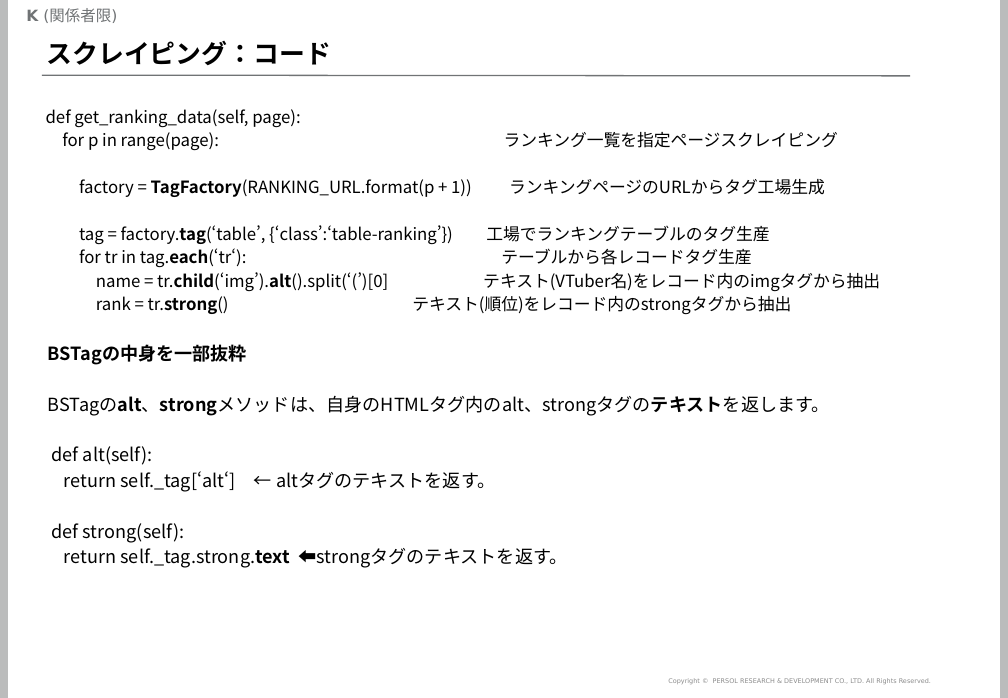
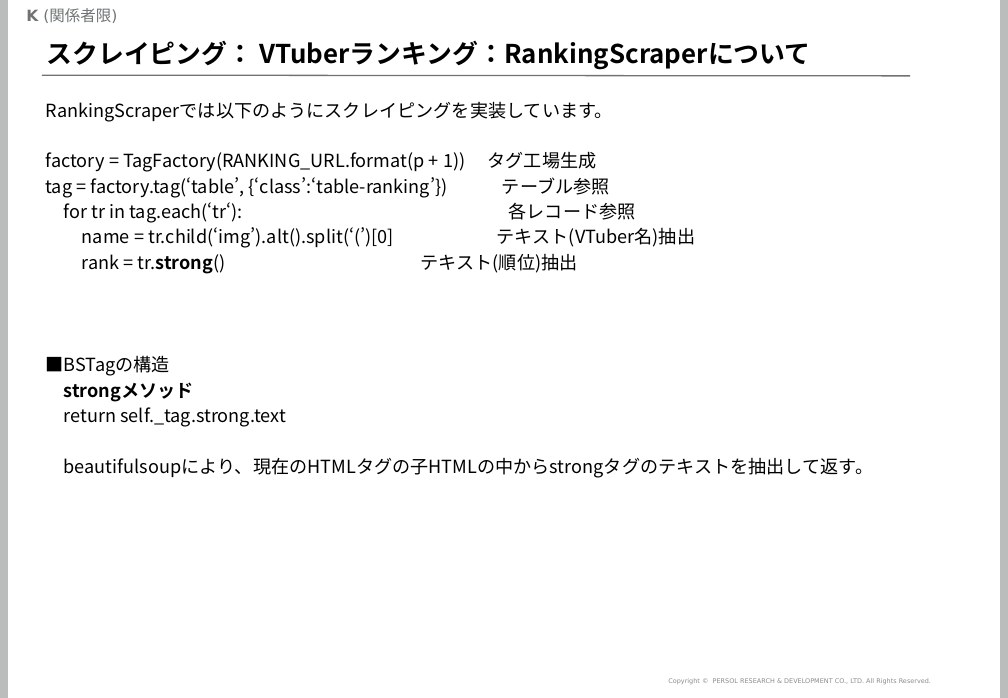
Before and after one commit to mogrodown/python_session, a slide deck: slide 25 of doc/python中級講座_2020.pptx (slide 23 before the commit). Drawn at 1008x698 pixels with LibreOffice and Linux fonts; fonts in the diff are those of the drawing; background and template pictures are left out. Boxes give left, top, right and bottom in pixels: in the first picture for what was removed or moved away, otherwise in the second. Text is boxed around its words. In the diff, an @@ line names an element or a change of style, - is before the commit and + after.

```diff
--- a/doc/python中級講座_2020.pptx
+++ b/doc/python中級講座_2020.pptx
@@ title at [46, 41, 810, 69]: text changed @@
-スクレイピング：コード
+スクレイピング： VTuberランキング：RankingScraperについて
@@ text at [46, 101, 695, 274]: text changed; size 12.9 to 14 pt @@
-def get_ranking_data(self, page):
-for p in range(page): ランキング一覧を指定ページスクレイピング
-factory = TagFactory(RANKING_URL.format(p + 1)) ランキングページのURLからタグ工場生成
-tag = factory.tag(‘table’, {‘class’:‘table-ranking’}) 工場でランキングテーブルのタグ生産
-for tr in tag.each(‘tr‘): テーブルから各レコードタグ生産
-name = tr.child(‘img’).alt().split(‘(’)[0] テキスト(VTuber名)をレコード内のimgタグから抽出
-rank = tr.strong() テキスト(順位)をレコード内のstrongタグから抽出
+RankingScraperでは以下のようにスクレイピングを実装しています。
+factory = TagFactory(RANKING_URL.format(p + 1)) タグ工場生成
+tag = factory.tag(‘table’, {‘class’:‘table-ranking’}) テーブル参照
+for tr in tag.each(‘tr‘): 各レコード参照
+name = tr.child(‘img’).alt().split(‘(’)[0] テキスト(VTuber名)抽出
+rank = tr.strong() テキスト(順位)抽出
@@ text added at [46, 355, 873, 478], 14 pt, text #000000 @@
+■BSTagの構造
+strongメソッド
+return self._tag.strong.text
+beautifulsoupにより、現在のHTMLタグの子HTMLの中からstrongタグのテキストを抽出して返す。
@@ text removed at [48, 344, 830, 568] @@
-BSTagの中身を一部抜粋
-BSTagのalt、strongメソッドは、自身のHTMLタグ内のalt、strongタグのテキストを返します。
-def alt(self):
-return self._tag[‘alt‘] ← altタグのテキストを返す。
-def strong(self):
-return self._tag.strong.text ⬅strongタグのテキストを返す。
```
Also in this commit, not shown: 21 other slides changed, 3 slides added, 1 other file.
